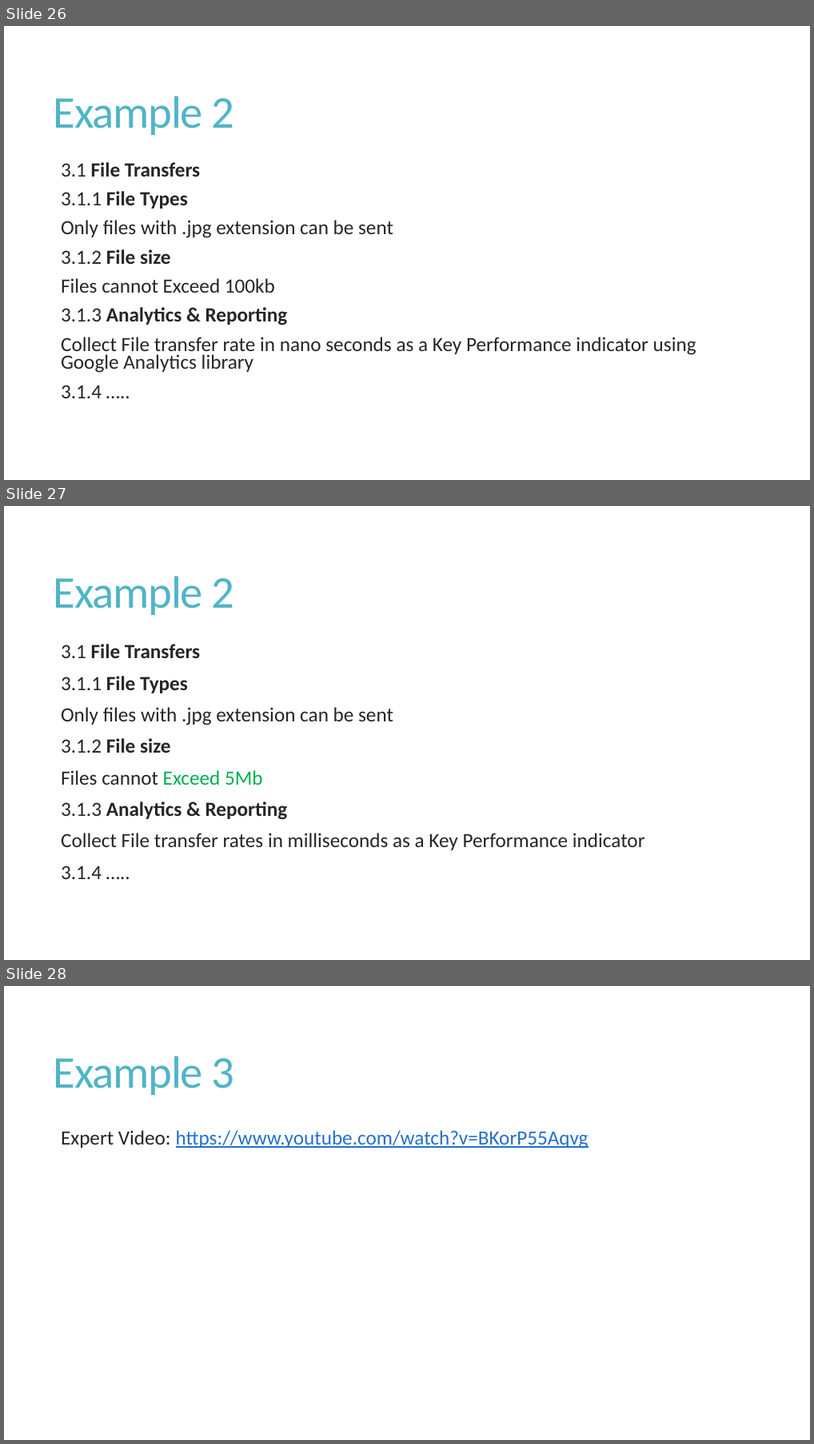
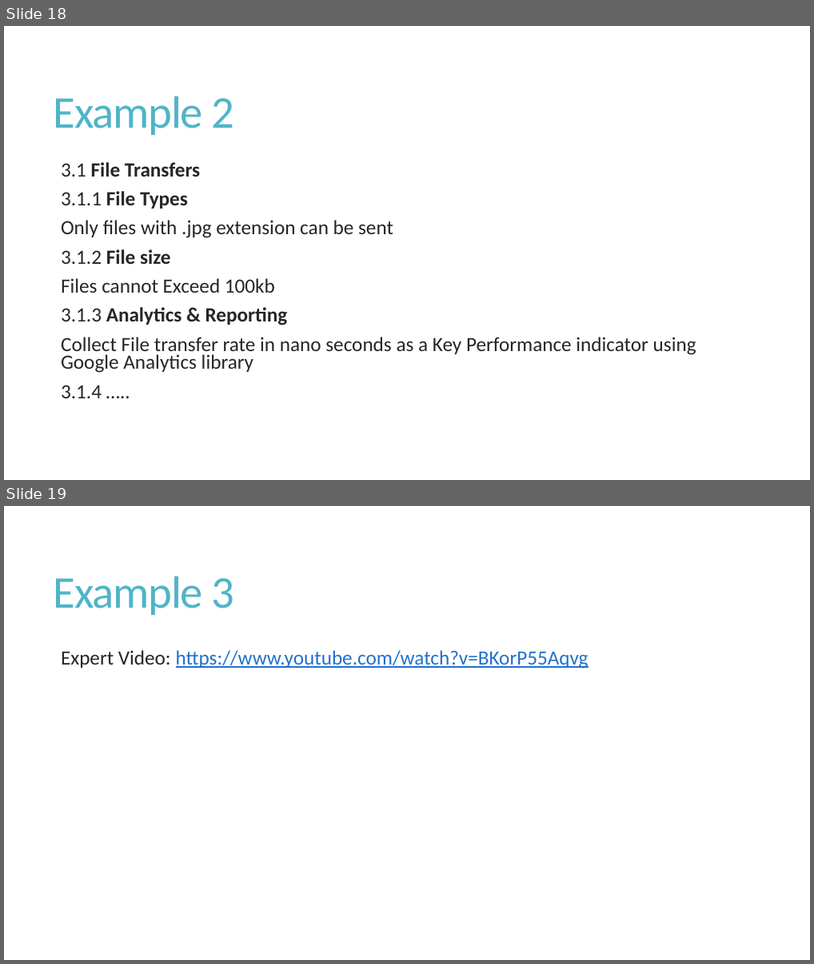
Before and after one commit to shabbir-hussain/ecse321tutorials, a slide deck: 02-requirementsSpecification.pptx. Shown one above the other, each under a label of ours: slides 26, 27 and 28 before the commit, slides 18 and 19 after it. The pictures are 814x1444 and 814x964 pixels, drawn with LibreOffice and Linux fonts; fonts in the diff are those of the drawing. Boxes give left, top, right and bottom in pixels: in the first picture for what was removed or moved away, otherwise in the second. Text is boxed around its words. In the diff, an @@ line names an element or a change of style, - is before the commit and + after.

```diff
--- a/02-requirementsSpecification.pptx
+++ b/02-requirementsSpecification.pptx
@@ slide 27 removed at [4, 506, 810, 960], background #FFFFFF @@
@@ title removed at [54, 576, 234, 615] @@
-Example 2
@@ text removed at [61, 644, 646, 879] @@
-  3.1 File Transfers
-  3.1.1 File Types
-  Only files with .jpg extension can be sent
-  3.1.2 File size
-  Files cannot Exceed 5Mb
-  3.1.3 Analytics & Reporting
-  Collect File transfer rates in milliseconds as a Key Performance indicator
-  3.1.4 …..
@@ what was slide 26 is now slide 18 @@
@@ what was slide 28 is now slide 19 @@
```
Also in this commit, not shown: 8 other slides removed.
